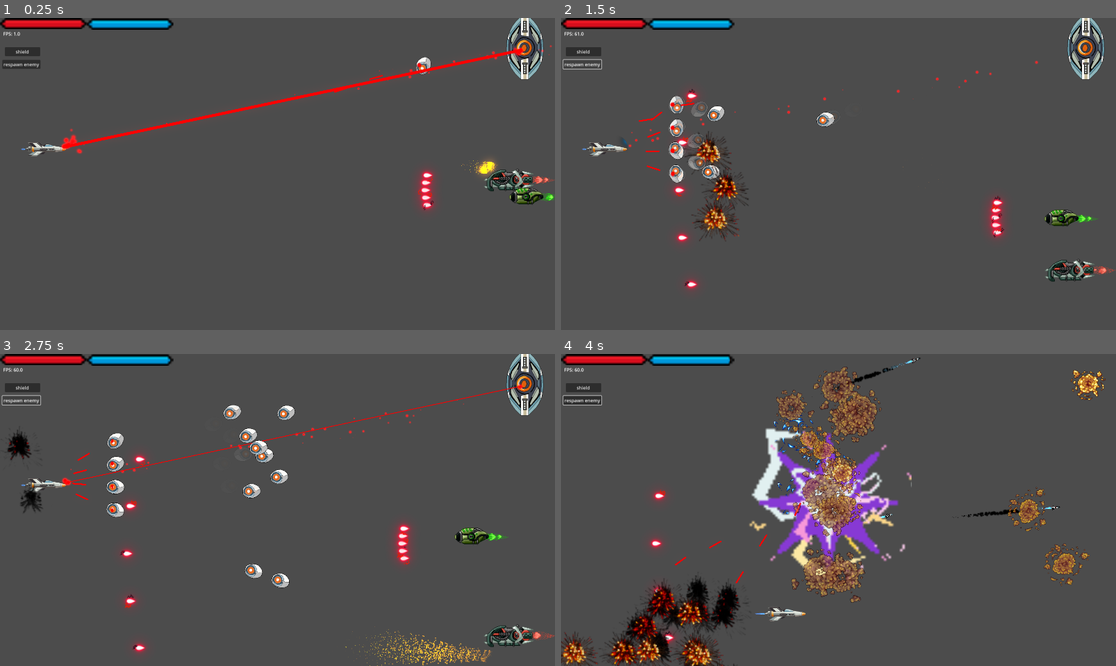
Above: before the commit, frames 1-4 (two rows, left to right).
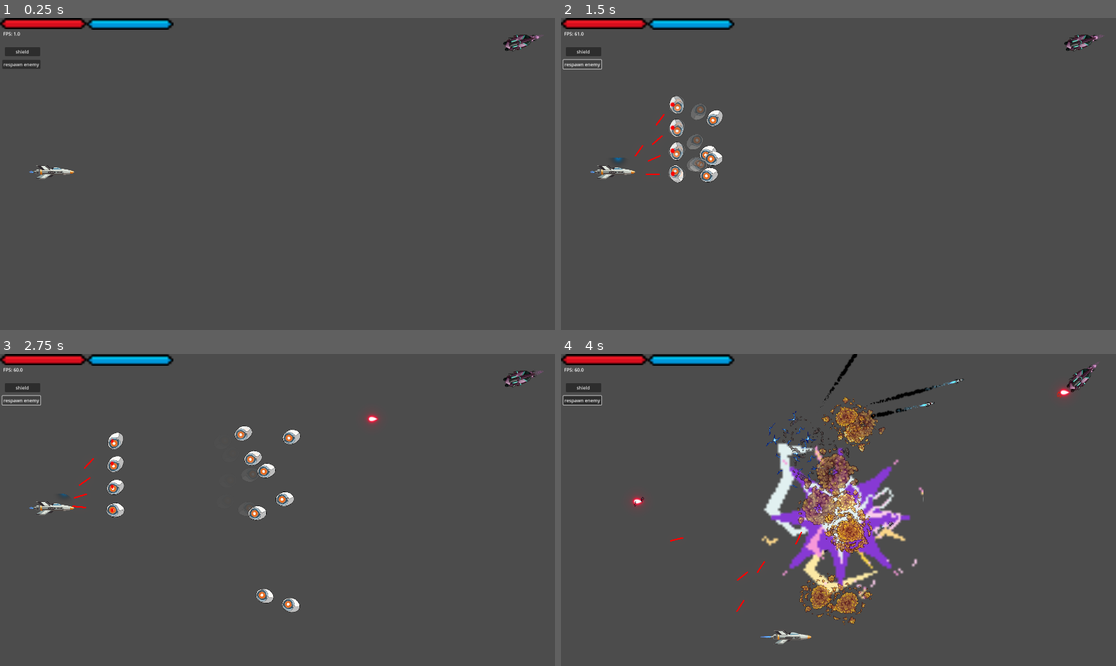
Above: after the commit, the same moments.

Repository: Dantte2/spacegame
Game: Godot game, scene res://scenes/debug.tscn
Two runs of this game, one before a commit and one after it. Both use one fixed random seed, a clock stepped at 60 frames per second and the inputs below. This scene is started directly instead of the project's main scene.
Inputs (mouse positions are in pixels of both pictures, inside the frame that each line leads up to):
- Up to frame 1 (0.25 s): no input
- Up to frame 2 (1.5 s): click "respawn enemy" at 0.5 s; click "respawn enemy" at 1.25 s
- Up to frame 3 (2.75 s): click "respawn enemy" at 2 s
- Up to frame 4 (4 s): move the mouse to (960, 494) at 2.77 s; hold D (ui_right) 2.78-3.53 s; hold Right mouse button (fire_missile) 2.78-3.53 s; move the mouse to (727, 525) at 3.52 s; hold S (ui_down) from 3.53 s (still down); tap Shift (fire_super) at 3.6 s

The runs differ from the first frame. In frame 1, 3.5% of the frame differs, in the area x 3-100%, y 0-62%; in frame 2, 4.7%; in frame 3, 6.1%; in frame 4, 17%, in the area x 0-99%, y 0-100%.

Commit message:
5th enemy in progress

Diff:
--- a/scenes/debug.tscn
+++ b/scenes/debug.tscn
@@ -11,9 +11,7 @@
 [ext_resource type="PackedScene" uid="uid://c8t6ci14xvmh" path="res://scenes/player.tscn" id="6_t48sv"]
 [ext_resource type="PackedScene" uid="uid://bg0nh4fulwty8" path="res://scenes/enemy_1.tscn" id="7_t48sv"]
 [ext_resource type="Texture2D" uid="uid://bgaxwnigmbuxe" path="res://assets/ui/bars/04.png" id="9_5ph7u"]
-[ext_resource type="PackedScene" uid="uid://bpkiveafyhfog" path="res://scenes/enemy_3.tscn" id="11_naxnx"]
-[ext_resource type="PackedScene" uid="uid://deruu8hgkc3j8" path="res://scenes/enemy_4.tscn" id="12_05sef"]
-[ext_resource type="PackedScene" uid="uid://caqixb4uk1em8" path="res://scenes/enemy_2.tscn" id="14_oydge"]
+[ext_resource type="PackedScene" uid="uid://qy4dmmwesp4w" path="res://scenes/enemy_5.tscn" id="12_05sef"]
 
 [sub_resource type="AtlasTexture" id="AtlasTexture_o7ao6"]
 atlas = ExtResource("9_5ph7u")
@@ -110,7 +108,7 @@
 centered = false
 
 [node name="player" parent="." instance=ExtResource("6_t48sv")]
-position = Vector2(159, 453)
+position = Vector2(187, 532)
 
 [node name="Camera2D" type="Camera2D" parent="."]
 position = Vector2(964, 540)
@@ -142,17 +140,8 @@
 [node name="WorldEnvironment" type="WorldEnvironment" parent="."]
 environment = SubResource("Environment_5ph7u")
 
-[node name="enemy3" parent="." instance=ExtResource("11_naxnx")]
-position = Vector2(1760, 499)
-
-[node name="enemy4" parent="." instance=ExtResource("12_05sef")]
-position = Vector2(1723, 594)
-
-[node name="enemy1" parent="." instance=ExtResource("7_t48sv")]
-position = Vector2(1465, 164)
-
-[node name="enemy2" parent="." instance=ExtResource("14_oydge")]
-position = Vector2(1817, 101)
+[node name="enemy5" parent="." instance=ExtResource("12_05sef")]
+position = Vector2(1800, 82.00003)
 
 [connection signal="pressed" from="debugcanvas/respawnbutton" to="debugcanvas" method="_on_respawnbutton_pressed"]
 [connection signal="pressed" from="debugcanvas/damageshieldbutton" to="debugcanvas" method="_on_damageshieldbutton_pressed"]
--- /dev/null
+++ b/scenes/enemy_5.tscn
@@ -0,0 +1,70 @@
+[gd_scene load_steps=10 format=3 uid="uid://qy4dmmwesp4w"]
+
+[ext_resource type="Texture2D" uid="uid://ccdyqcmbwq5nm" path="res://assets/enemy/Ship2/Ship2.png" id="1_35jhg"]
+[ext_resource type="Script" uid="uid://uk2ox16pn3b" path="res://scripts/enemy_5.gd" id="1_bh3pa"]
+[ext_resource type="Texture2D" uid="uid://6ffk6x6c4apk" path="res://assets/enemy/Ship2/Exhaust/Turbo_flight/Exhaust1/exhaust1.png" id="2_6yonu"]
+[ext_resource type="PackedScene" uid="uid://bcn617637g767" path="res://scenes/energyball.tscn" id="2_xwdeg"]
+[ext_resource type="Texture2D" uid="uid://bix8j6ahajkta" path="res://assets/enemy/Ship2/Exhaust/Turbo_flight/Exhaust1/exhaust2.png" id="3_bh3pa"]
+[ext_resource type="Texture2D" uid="uid://f27rqepmls5x" path="res://assets/enemy/Ship2/Exhaust/Turbo_flight/Exhaust1/exhaust3.png" id="4_xwdeg"]
+[ext_resource type="Texture2D" uid="uid://cax72c6cju6bk" path="res://assets/enemy/Ship2/Exhaust/Turbo_flight/Exhaust1/exhaust4.png" id="5_t0chb"]
+
+[sub_resource type="CapsuleShape2D" id="CapsuleShape2D_6yonu"]
+radius = 14.0
+height = 66.0
+
+[sub_resource type="SpriteFrames" id="SpriteFrames_6vohv"]
+animations = [{
+"frames": [{
+"duration": 1.0,
+"texture": ExtResource("2_6yonu")
+}, {
+"duration": 1.0,
+"texture": ExtResource("3_bh3pa")
+}, {
+"duration": 1.0,
+"texture": ExtResource("4_xwdeg")
+}, {
+"duration": 1.0,
+"texture": ExtResource("5_t0chb")
+}],
+"loop": true,
+"name": &"exhaust",
+"speed": 15.0
+}]
+
+[node name="enemy5" type="CharacterBody2D"]
+scale = Vector2(1.5, 1.5)
+script = ExtResource("1_bh3pa")
+bullet_scene = ExtResource("2_xwdeg")
+
+[node name="Sprite2D" type="Sprite2D" parent="."]
+texture = ExtResource("1_35jhg")
+flip_h = true
+
+[node name="CollisionShape2D" type="CollisionShape2D" parent="."]
+rotation = 1.5707964
+shape = SubResource("CapsuleShape2D_6yonu")
+
+[node name="BulletSpawn" type="Node2D" parent="."]
+position = Vector2(-35, 0)
+
+[node name="Exhaust" type="AnimatedSprite2D" parent="."]
+z_index = -1
+position = Vector2(44, -1)
+sprite_frames = SubResource("SpriteFrames_6vohv")
+animation = &"exhaust"
+
+[node name="RayCast2D" type="RayCast2D" parent="."]
+target_position = Vector2(1920, 0)
+collide_with_areas = true
+
+[node name="Line2D" type="Line2D" parent="."]
+visible = false
+width = 1.5
+default_color = Color(2.0002677, 0, 0.019432921, 0.02745098)
+joint_mode = 2
+begin_cap_mode = 2
+end_cap_mode = 2
+antialiased = true
+
+[node name="Timer" type="Timer" parent="."]
--- a/scenes/player.tscn
+++ b/scenes/player.tscn
@@ -120,7 +120,7 @@
 radius = 94.0
 height = 292.0
 
-[node name="player" type="CharacterBody2D" groups=["player_body", "player_shield"]]
+[node name="player" type="CharacterBody2D" groups=["player", "player_body", "player_shield"]]
 z_index = -10
 scale = Vector2(0.5, 0.5)
 collision_mask = 2
--- /dev/null
+++ b/scripts/enemy_5.gd
@@ -0,0 +1,110 @@
+extends CharacterBody2D
+
+# -----------------------------
+# EXPORT VARIABLES
+# -----------------------------
+@export var fire_delay_min := 1.0
+@export var fire_delay_max := 2.5
+@export var bullet_scene: PackedScene
+@export var aim_line_length := 3000.0
+
+@export var bullet_offset := Vector2(50, 0)   # distance from sprite center to nose
+@export var exhaust_offset := Vector2(-50, 0) # distance from sprite center to rear
+
+# -----------------------------
+# INTERNAL VARIABLES
+# -----------------------------
+var target: Node2D = null
+var can_fire := true
+
+@onready var sprite := $Sprite2D
+@onready var bullet_spawn := $BulletSpawn
+@onready var exhaust := $Exhaust
+
+# -----------------------------
+# READY
+# -----------------------------
+func _ready():
+    # Setup timer
+    if $Timer:
+        $Timer.one_shot = true
+        $Timer.connect("timeout", Callable(self, "_on_Timer_timeout"))
+        _start_timer()
+
+    # Play exhaust
+    if exhaust:
+        exhaust.visible = true
+        exhaust.play()
+
+# -----------------------------
+# PROCESS
+# -----------------------------
+func _process(delta):
+    # Find nearest player in "player" group
+    var players = get_tree().get_nodes_in_group("player")
+    if players.size() > 0:
+        target = _get_nearest_player(players)
+    else:
+        target = null
+
+    if target:
+        var dir = (target.global_position - global_position).normalized()
+
+        # Rotate sprite to face player
+        if sprite:
+            sprite.rotation = dir.angle()
+
+        # Update BulletSpawn position & rotation (nose)
+        if bullet_spawn:
+            bullet_spawn.global_position = global_position + bullet_offset.rotated(sprite.rotation)
+            bullet_spawn.rotation = sprite.rotation
+
+        # Update exhaust position & rotation (rear)
+        if exhaust:
+            exhaust.global_position = global_position + exhaust_offset.rotated(sprite.rotation)
+            exhaust.rotation = sprite.rotation
+            if not exhaust.is_playing():
+                exhaust.play()
+
+        # Update RayCast2D position & rotation
+        if $RayCast2D:
+            $RayCast2D.global_position = bullet_spawn.global_position
+            $RayCast2D.rotation = sprite.rotation
+
+        # Update aim line
+        if $Line2D and can_fire:
+            $Line2D.clear_points()
+            $Line2D.add_point(bullet_spawn.position)
+            $Line2D.add_point(bullet_spawn.position + dir * aim_line_length)
+
+# -----------------------------
+# TIMER
+# -----------------------------
+func _start_timer():
+    if $Timer:
+        var t = randf_range(fire_delay_min, fire_delay_max)
+        $Timer.start(t)
+
+func _on_Timer_timeout():
+    if target and bullet_scene:
+        var bullet = bullet_scene.instantiate()
+        get_tree().current_scene.add_child(bullet)
+        bullet.global_position = bullet_spawn.global_position
+
+        # Fire toward player
+        bullet.velocity = (target.global_position - bullet.global_position).normalized() * -1
+
+    _start_timer()
+
+# -----------------------------
+# UTILITY: find nearest player
+# -----------------------------
+func _get_nearest_player(players: Array) -> Node2D:
+    var nearest: Node2D = null
+    var min_dist = INF
+    for p in players:
+        var d = global_position.distance_to(p.global_position)
+        if d < min_dist:
+            min_dist = d
+            nearest = p
+    return nearest
Not shown: 1 places in scenes/debug.tscn that only renumber resources
Not shown, added: scripts/enemy_5.gd.uid
